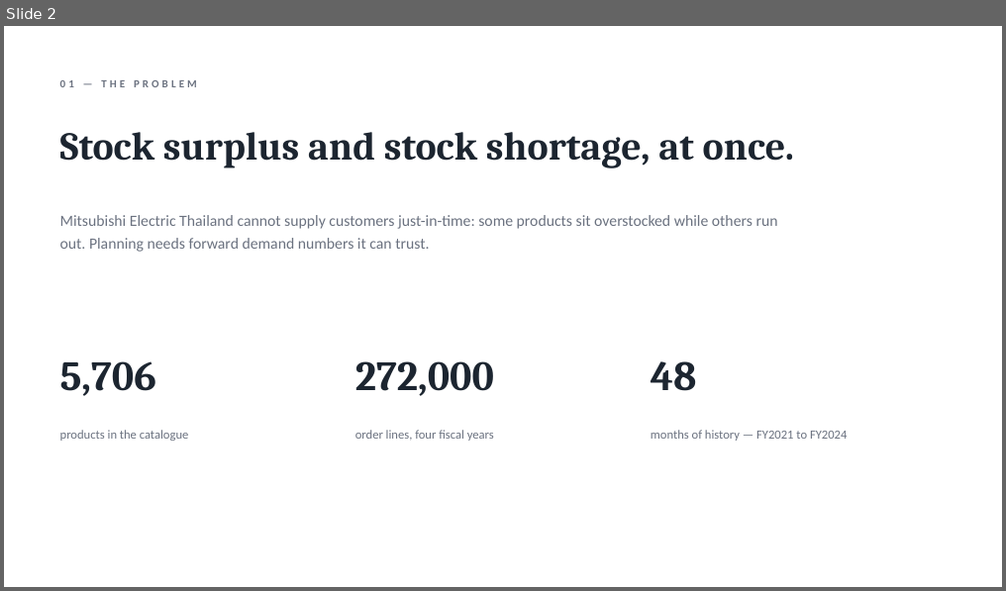
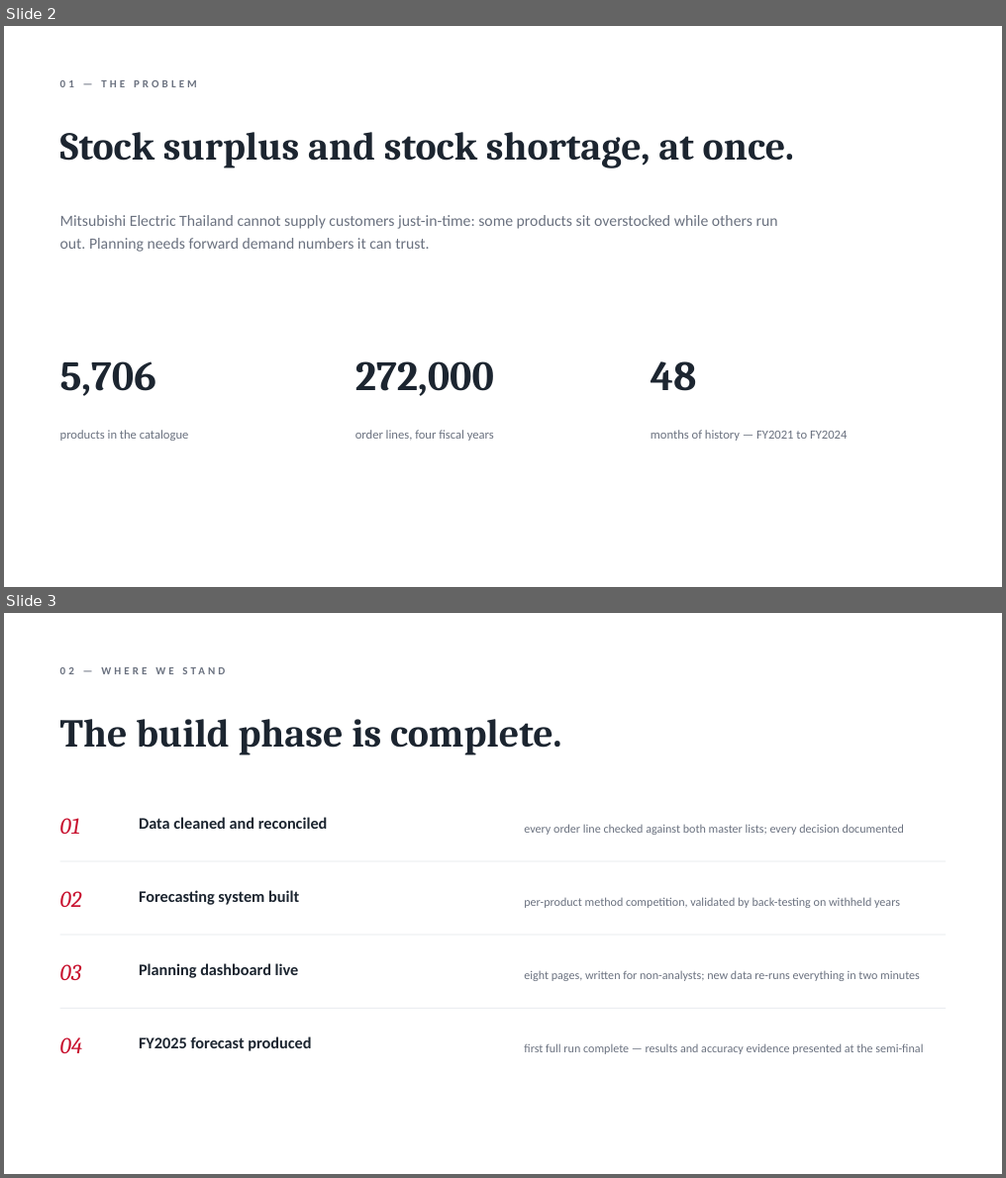
Before and after one commit to DokkDokki/SOE-105, a slide deck: presentation/FY2025_progress_report.pptx. Shown one above the other, each under a label of ours: slide 2 before the commit, slides 2 and 3 after it. The pictures are 1006x591 and 1006x1178 pixels, drawn with LibreOffice and Linux fonts; fonts in the diff are those of the drawing. Boxes give left, top, right and bottom in pixels: in the first picture for what was removed or moved away, otherwise in the second. Text is boxed around its words. In the diff, an @@ line names an element or a change of style, - is before the commit and + after.

```diff
--- a/presentation/FY2025_progress_report.pptx
+++ b/presentation/FY2025_progress_report.pptx
@@ slide 3 added at [4,613,1002,1174], background #FFFFFF @@
@@ text added at [60,660,945,682], 10.5 pt, text #6B7280, bold @@
+02 — WHERE WE STAND
@@ text added at [60,719,562,756], 38 pt, text #1C2530, bold @@
+The build phase is complete.
@@ text added at [60,818,80,834], 22 pt, text #C8102E, italic @@
+01
@@ text added at [139,817,328,829], 15.5 pt, text #1C2530, bold @@
+Data cleaned and reconciled
@@ text added at [524,824,904,835], 11.5 pt, text #6B7280 @@
+every order line checked against both master lists; every decision documented
@@ line added from (60, 861) to (945, 861), #E2E6EA 0.75 pt @@
@@ text added at [60,891,82,907], 22 pt, text #C8102E, italic @@
+02
@@ text added at [139,890,299,905], 15.5 pt, text #1C2530, bold @@
+Forecasting system built
@@ text added at [524,897,900,908], 11.5 pt, text #6B7280 @@
+per-product method competition, validated by back-testing on withheld years
@@ line added from (60, 935) to (945, 935), #E2E6EA 0.75 pt @@
@@ text added at [60,964,81,980], 22 pt, text #C8102E, italic @@
+03
@@ text added at [139,963,299,978], 15.5 pt, text #1C2530, bold @@
+Planning dashboard live
@@ text added at [524,970,920,981], 11.5 pt, text #6B7280 @@
+eight pages, written for non-analysts; new data re-runs everything in two minutes
@@ line added from (60, 1008) to (945, 1008), #E2E6EA 0.75 pt @@
@@ text added at [60,1038,83,1054], 22 pt, text #C8102E, italic @@
+04
@@ text added at [139,1037,311,1052], 15.5 pt, text #1C2530, bold @@
+FY2025 forecast produced
@@ text added at [524,1044,923,1055], 11.5 pt, text #6B7280 @@
+first full run complete — results and accuracy evidence presented at the semi-final
```
Also in this commit, not shown: 3 slides changed, 6 other slides added, 8 slides removed, 3 other files.
